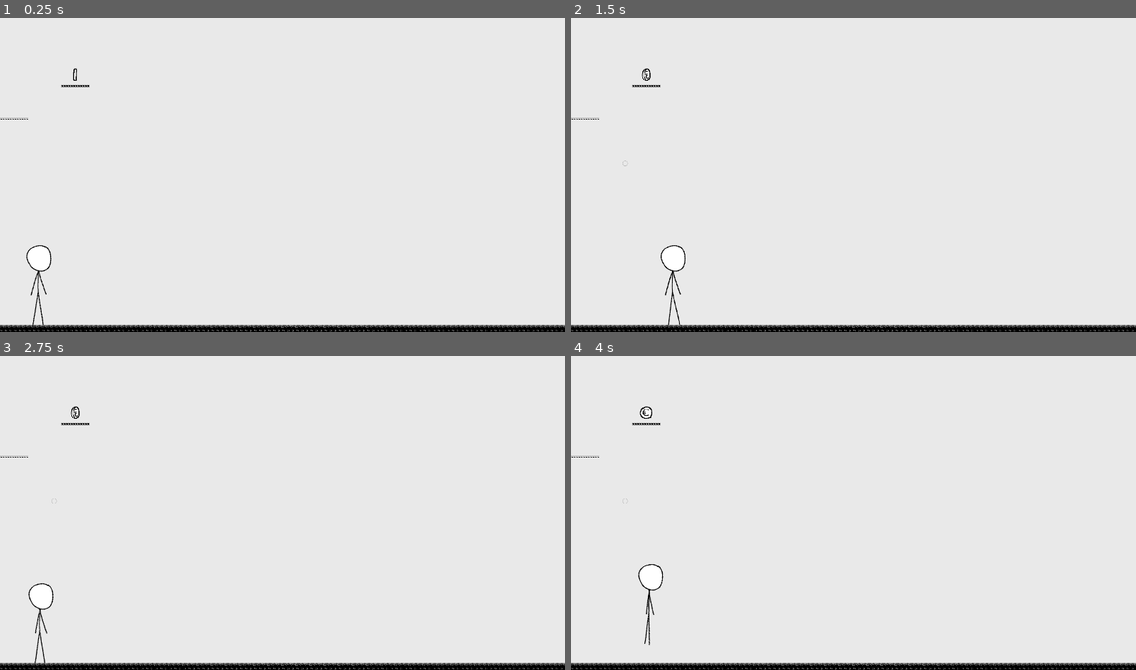
Above: before the commit, frames 1-4 (two rows, left to right).
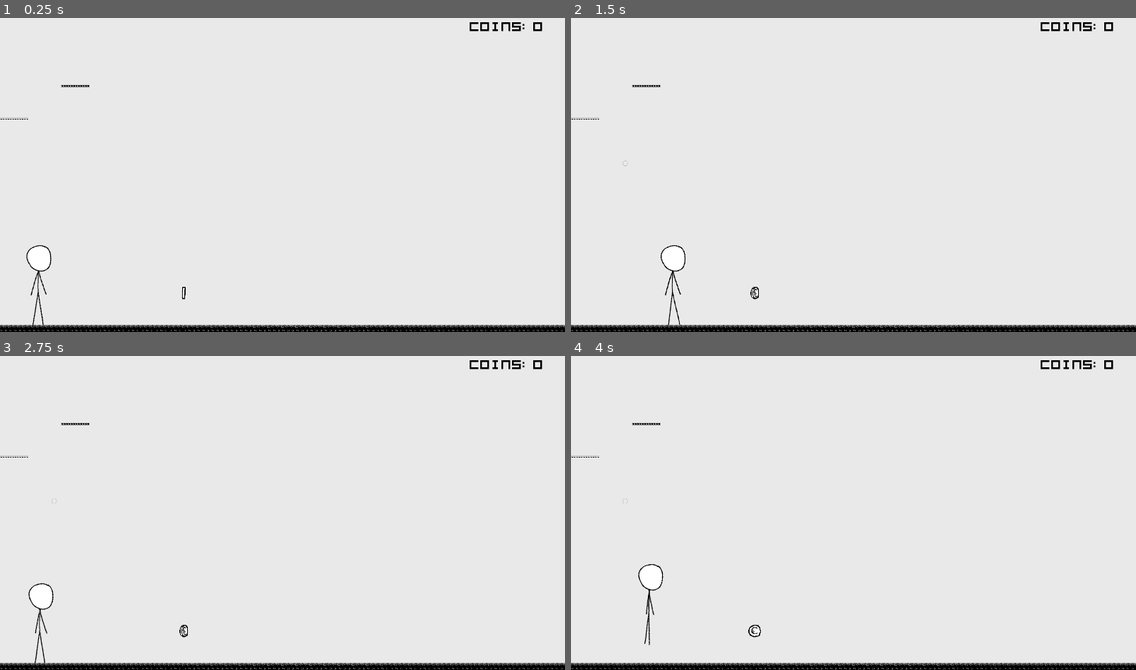
Above: after the commit, the same moments.

Repository: dennis-jung/ggj2025
Game: Godot game, scene res://scenes/tileset_test/game.tscn
Same seed, same stepped clock (60 frames per second), same inputs: the game is played once before the commit and once after it.
Inputs (mouse positions are in pixels of both pictures, inside the frame that each line leads up to):
- Up to frame 1 (0.25 s): no input
- Up to frame 2 (1.5 s): tap Enter (ui_accept) at 0.5, 0.77 s; move the mouse to (977, 156) at 0.52 s; hold Right (ui_right) 0.53-1.25 s; tap B (create_bubble) at 0.6 s; click (977, 156) at 0.67 s; drag from (740, 187) to (644, 74) at 1.27 s
- Up to frame 3 (2.75 s): move the mouse to (339, 440) at 2.02 s; hold Left (ui_left) from 2.03 s (still down); tap U at 2.1 s
- Up to frame 4 (4 s): release Left (ui_left) at 2.75 s; drag from (825, 575) to (684, 462) at 2.77 s; move the mouse to (1023, 560) at 3.52 s; hold Right (ui_right) from 3.53 s (still down); tap Tab at 3.6 s; tap Enter (ui_accept) at 3.77 s

The runs differ from the first frame. In frame 1, 0.2% of the frame differs, in the area x 12-96%, y 1-90%; in frame 2, 0.3%; in frame 3, 0.3%; in frame 4, 0.3%.

Commit message:
added coin counter ui

Diff:
--- a/scenes/coin/coin.gd
+++ b/scenes/coin/coin.gd
@@ -15,6 +15,6 @@
 	if body.is_in_group("Player"):
 		print("Player picked me up!")
 		# add point in main
-		$"/root/Main".on_coin_pickup()
+		Main.on_coin_pickup()
 		# destroy myself
 		queue_free()
--- a/scenes/tileset_test/game.tscn
+++ b/scenes/tileset_test/game.tscn
@@ -1,10 +1,12 @@
-[gd_scene load_steps=10 format=4 uid="uid://d1dag16tak0ri"]
+[gd_scene load_steps=13 format=4 uid="uid://d1dag16tak0ri"]
 
 [ext_resource type="Texture2D" uid="uid://b5hvmgovyiqbg" path="res://assets/img/monochrome_tilemap_transparent_packed.png" id="1_bi1ic"]
 [ext_resource type="Script" path="res://scenes/tileset_test/game.gd" id="1_qc4pq"]
 [ext_resource type="Texture2D" uid="uid://dvxhqvonbype5" path="res://assets/img/monochrome_tilemap_packed.png" id="2_bcycn"]
 [ext_resource type="PackedScene" uid="uid://dtpks5xx7tr3" path="res://scenes/sticky/sticky.tscn" id="4_j8351"]
 [ext_resource type="PackedScene" uid="uid://bm0e4bse51i2y" path="res://scenes/coin/coin.tscn" id="5_wfcg5"]
+[ext_resource type="FontFile" uid="uid://bry606wi80okf" path="res://assets/img/Kenney Mini Square Mono.ttf" id="6_djfp3"]
+[ext_resource type="Script" path="res://scenes/tileset_test/ui.gd" id="6_onw53"]
 
 [sub_resource type="TileSetAtlasSource" id="TileSetAtlasSource_twn7m"]
 texture = ExtResource("1_bi1ic")
@@ -835,6 +837,11 @@
 [sub_resource type="RectangleShape2D" id="RectangleShape2D_fnihb"]
 size = Vector2(20, 120)
 
+[sub_resource type="LabelSettings" id="LabelSettings_rtrv4"]
+font = ExtResource("6_djfp3")
+font_size = 48
+font_color = Color(0, 0, 0, 1)
+
 [node name="Game" type="Node2D"]
 script = ExtResource("1_qc4pq")
 
@@ -865,6 +872,17 @@
 collision_mask = 9
 
 [node name="Coin" parent="." instance=ExtResource("5_wfcg5")]
-position = Vector2(255, 205)
+position = Vector2(624, 947)
+
+[node name="UI" type="CanvasLayer" parent="."]
+script = ExtResource("6_onw53")
+
+[node name="LabelCoins" type="Label" parent="UI"]
+offset_left = 1596.0
+offset_top = 8.0
+offset_right = 1884.0
+offset_bottom = 68.0
+text = "Coins:0"
+label_settings = SubResource("LabelSettings_rtrv4")
 
 [connection signal="body_entered" from="Map/Portal" to="." method="_on_portal_body_entered"]
--- /dev/null
+++ b/scenes/tileset_test/ui.gd
@@ -0,0 +1,13 @@
+extends CanvasLayer
+
+@onready var labelCoins: Label = $LabelCoins
+
+func _ready() -> void:
+	Main.coin_count_changed.connect(on_coin_count_changed)
+
+func _unhandled_input(event: InputEvent) -> void:
+	if event.is_action_pressed("ui_cancel"):
+		get_tree().quit()
+
+func on_coin_count_changed() -> void:
+	labelCoins.text = "Coins:" + str(Main.coins)
--- a/scripts/main.gd
+++ b/scripts/main.gd
@@ -1,4 +1,6 @@
 extends Node
+
+signal coin_count_changed
 
 @export var max_fuel: float = 100.0
 @export var starting_fuel: float = 100.0
@@ -11,3 +13,4 @@
 
 func on_coin_pickup() -> void:
 	coins += 1
+	coin_count_changed.emit()
Binary file added: assets/img/Kenney Mini Square Mono.ttf
Not shown, added: assets/img/Kenney Mini Square Mono.ttf.import
